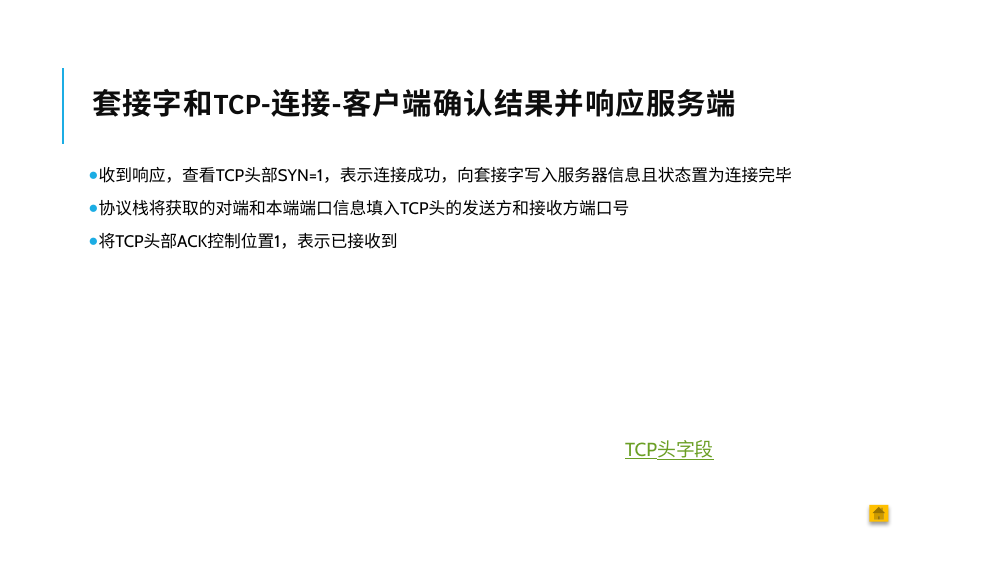
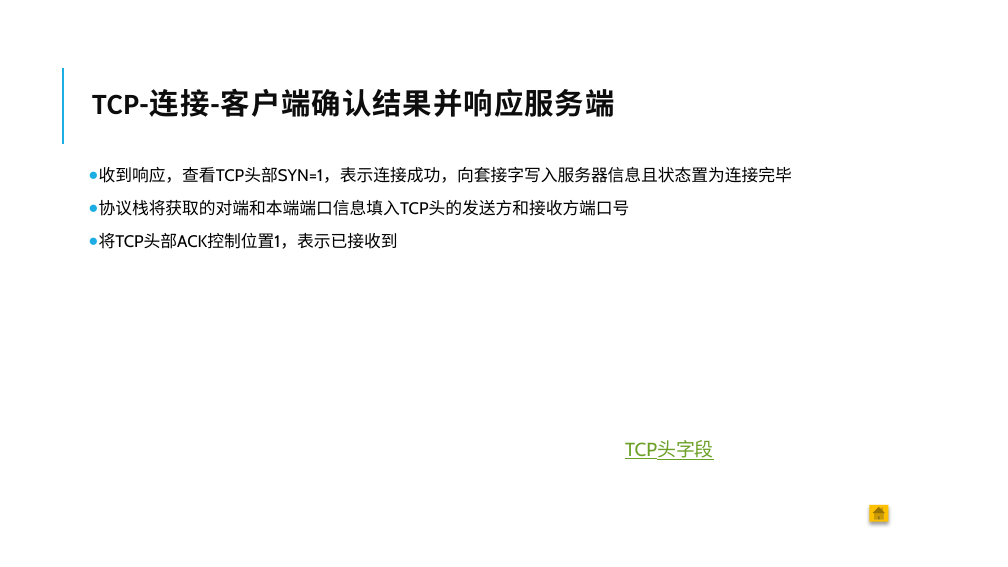
Before and after one commit to sleepingWhiteFish/CAGST, a slide deck: slide 31 of 网络是怎样连接的.pptx. Drawn at 1008x567 pixels with LibreOffice and Linux fonts; fonts in the diff are those of the drawing. Boxes give left, top, right and bottom in pixels: in the first picture for what was removed or moved away, otherwise in the second. Text is boxed around its words. In the diff, an @@ line names an element or a change of style, - is before the commit and + after.

```diff
--- a/网络是怎样连接的.pptx
+++ b/网络是怎样连接的.pptx
@@ title at [92,89,614,117]: text changed @@
-套接字和TCP-连接-客户端确认结果并响应服务端
+TCP-连接-客户端确认结果并响应服务端
```
Also in this commit, not shown: 10 other slides changed, 17 slides added, 22 slides removed.
